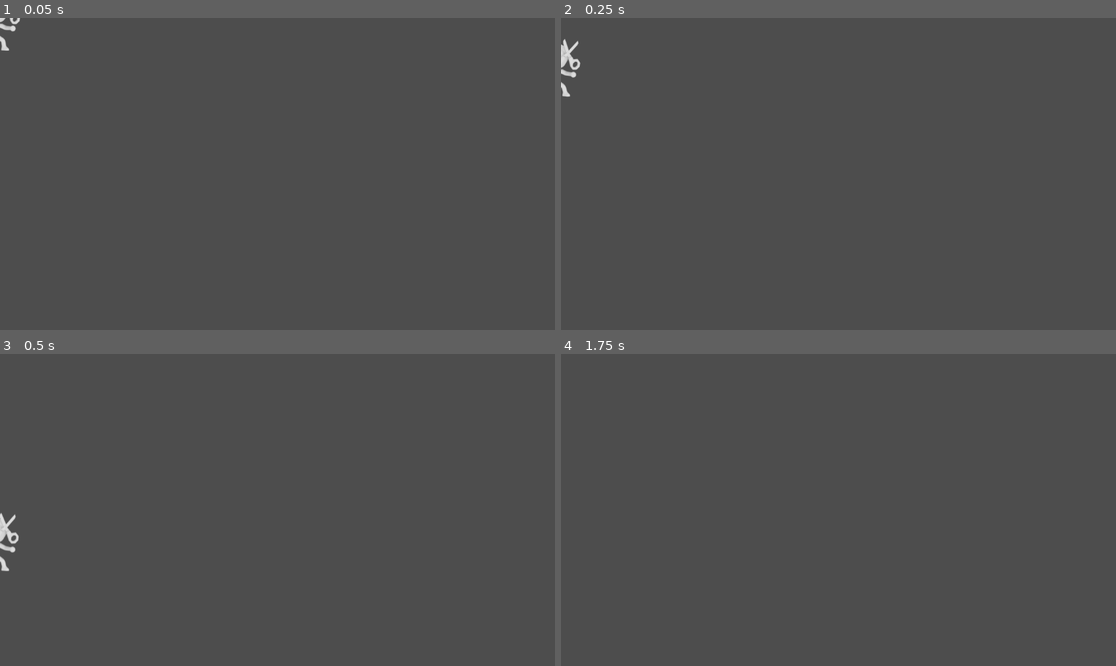
Above: before the commit, frames 1-4 (two rows, left to right).
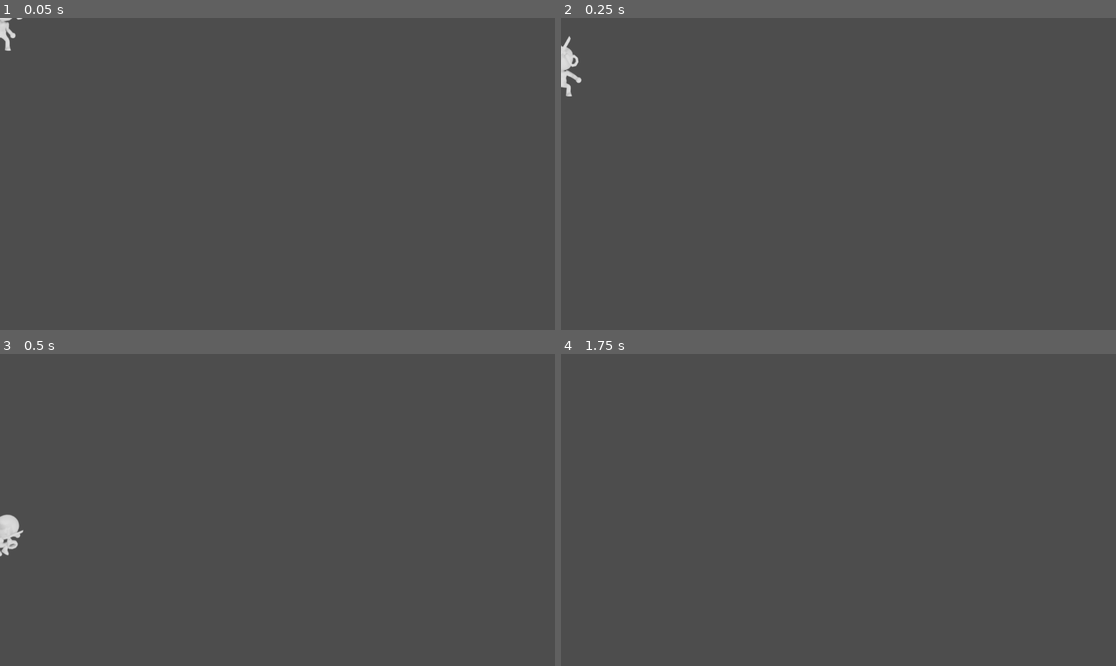
Above: after the commit, the same moments.

Repository: Pablo-Gallina/lucha
Game: Godot game, scene res://scenes/player/scisors/scisors.tscn
The game is run twice, just before and just after one commit, with the same random seed, the same clock (stepped at 60 frames per second) and the same inputs. This scene is started directly instead of the project's main scene.
Inputs:
- Up to frame 1 (0.05 s): no input
- Up to frame 2 (0.25 s): no input
- Up to frame 3 (0.5 s): no input
- Up to frame 4 (1.75 s): hold Right (ui_right) from 0.53 s (still down); tap Up (ui_up) at 0.77, 1.52 s; tap Enter at 1.25 s

The runs differ from the first frame. In frame 1, 0.2% of the frame differs, in the area x 0-5%, y 0-11%; in frame 2, 0.3%; in frame 3, 0.3%, in the area x 0-5%, y 50-70%; in frame 4, nothing differs.

Commit message:
add jump animation

Diff:
--- a/scenes/player/base/player_base.gd
+++ b/scenes/player/base/player_base.gd
@@ -56,6 +56,11 @@
 		is_attacking = true
 		_sprite.position.x = punch_offset if facing_right else -punch_offset
 		_sprite.play("punch")
+	elif not is_on_floor():
+		if _sprite.animation != "jump":
+			_sprite.play("jump")
+		if velocity.x != 0:
+			facing_right = velocity.x > 0
 	elif velocity.x != 0:
 		_sprite.play("run")
 		facing_right = velocity.x > 0
--- a/scenes/player/scisors/scisors.tscn
+++ b/scenes/player/scisors/scisors.tscn
@@ -707,7 +707,7 @@
 }],
 "loop": false,
 "name": &"jump",
-"speed": 60.0
+"speed": 30.0
 }, {
 "frames": [{
 "duration": 1.0,
@@ -928,9 +928,10 @@
 
 [node name="Sprite2D" type="AnimatedSprite2D" parent="." unique_id=2070064178]
 sprite_frames = SubResource("SpriteFrames_kehk0")
-animation = &"hit"
+animation = &"jump"
 autoplay = "idle"
-frame_progress = 0.9298731
+frame = 14
+frame_progress = 1.0
 
 [node name="CollisionShape2D" type="CollisionShape2D" parent="." unique_id=1030413335]
 shape = SubResource("RectangleShape2D_rboc8")
Not shown: 1 places in scenes/player/scisors/scisors.tscn that only renumber resources
